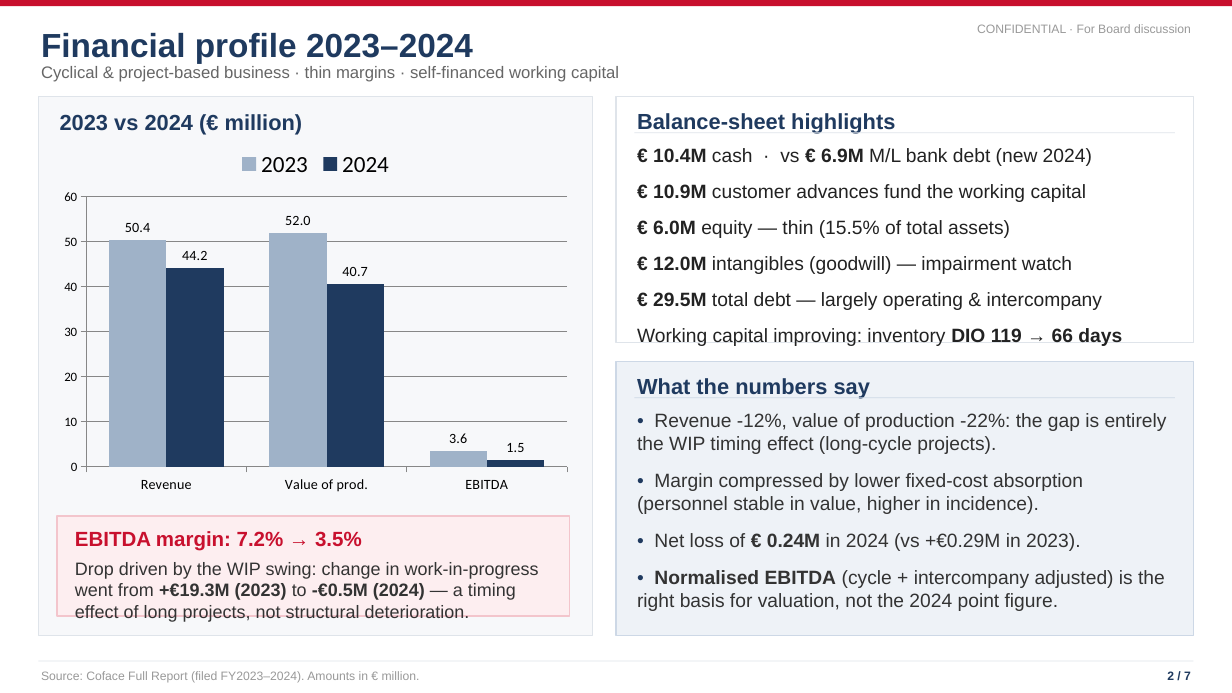
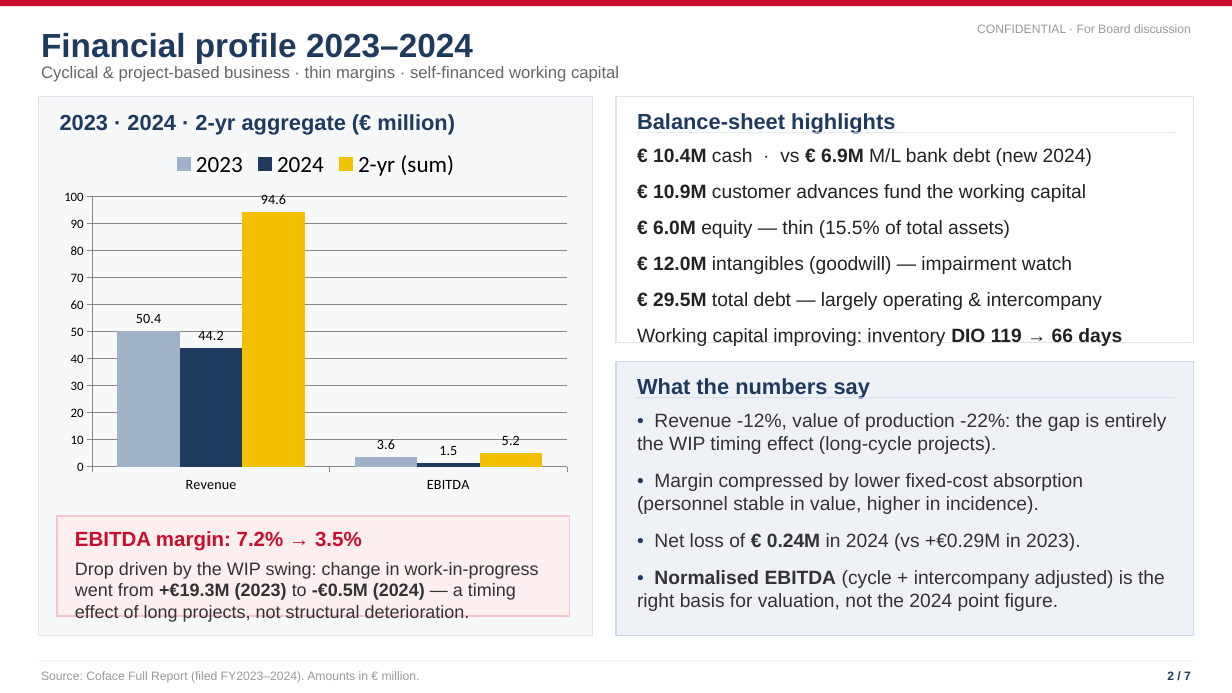
Before and after one commit to giacomobattaglia80-spec/Storage, a slide deck: slide 3 of Hennecke/pitch/HenneckeOMS_Board_Pitch_EN.pptx. Drawn at 1232x693 pixels with LibreOffice and Linux fonts; fonts in the diff are those of the drawing. Boxes give left, top, right and bottom in pixels: in the first picture for what was removed or moved away, otherwise in the second. Text is boxed around its words. In the diff, an @@ line names an element or a change of style, - is before the commit and + after.

```diff
--- a/Hennecke/pitch/HenneckeOMS_Board_Pitch_EN.pptx
+++ b/Hennecke/pitch/HenneckeOMS_Board_Pitch_EN.pptx
@@ text at (60,114,455,135): text changed @@
-2023 vs 2024 (€ million)
+2023 · 2024 · 2-yr aggregate (€ million)
@@ column chart at (54,139,578,501) @@
-categories: Revenue, Value of prod., EBITDA
+categories: Revenue, EBITDA
-2023: 50.4, 52, 3.6
+2023: 50.4, 3.6
-2024: 44.2, 40.7, 1.5
+2024: 44.2, 1.5
+2-yr (sum): 94.6, 5.2
```
Also in this commit, not shown: 1 other slide changed, 6 other files.
